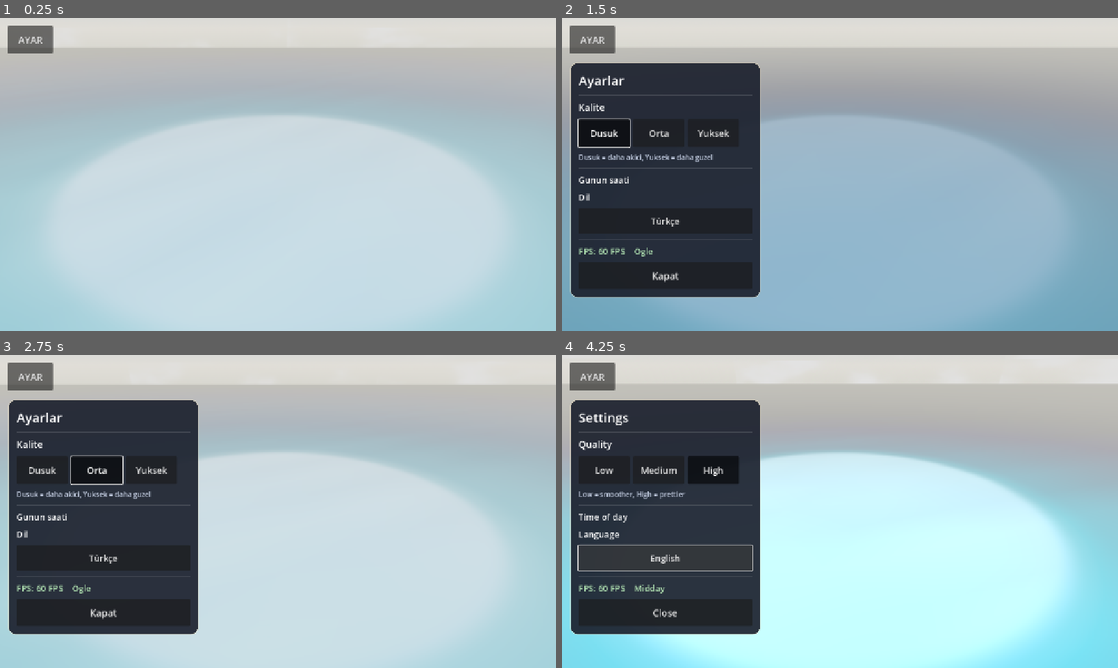
Above: before the commit, frames 1-4 (two rows, left to right).
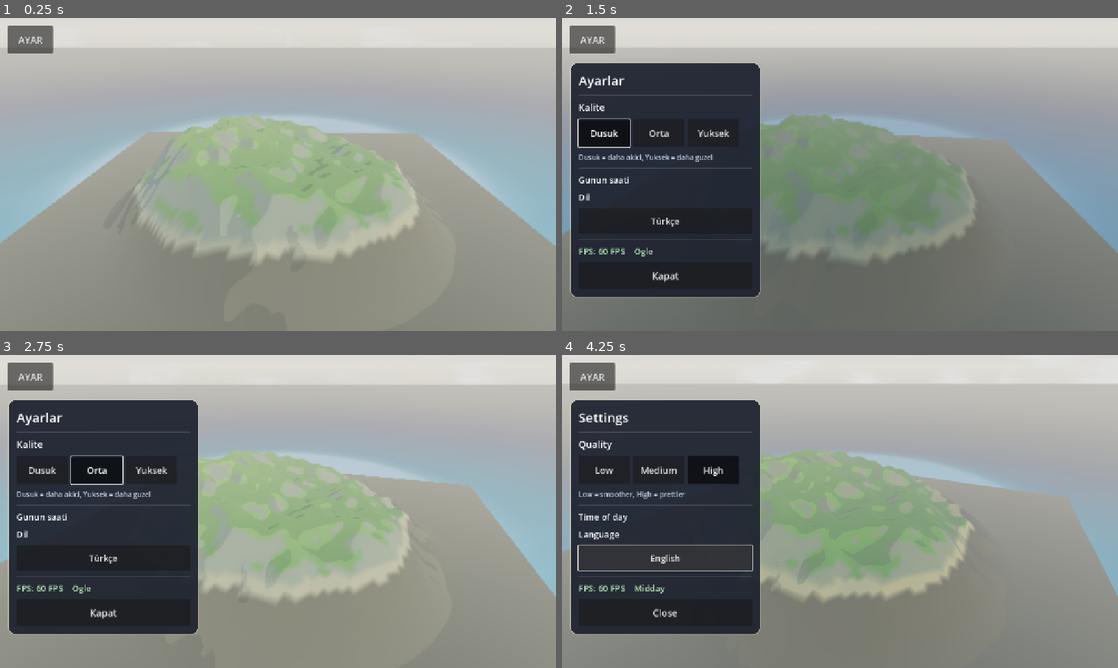
Above: after the commit, the same moments.

Repository: eraslan19j/game
Game: Godot game, scene res://scenes/world/world.tscn
The game is run twice, just before and just after one commit, with the same random seed, the same clock (stepped at 60 frames per second) and the same inputs.
Inputs:
- Up to frame 1 (0.25 s): no input
- Up to frame 2 (1.5 s): click "AYAR" at 0.5 s; click "Dusuk" at 1.25 s
- Up to frame 3 (2.75 s): click "Orta" at 2 s
- Up to frame 4 (4.25 s): click "Yuksek" at 2.75 s; click "Türkçe" at 3.5 s

The runs differ from the first frame. In frame 1, 55% of the frame differs, in the area x 0-100%, y 31-100%; in frame 2, 41%; in frame 3, 42%; in frame 4, 46%.

Commit message:
KALIBRASYON: gunes 0.25, ortam 0.05 - asiri pozlama olcusu
Co-authored-by: arena-agent <297053741+arena-agent@users.noreply.github.com>

Diff:
--- a/scenes/world/world.tscn
+++ b/scenes/world/world.tscn
@@ -27,7 +27,7 @@
 background_mode = 2
 sky = SubResource("Sky_main")
 ambient_light_source = 3
-ambient_light_energy = 0.30
+ambient_light_energy = 0.05
 ambient_light_sky_contribution = 1.0
 reflected_light_source = 2
 tonemap_mode = 3
--- a/scripts/world/sky_cycle.gd
+++ b/scripts/world/sky_cycle.gd
@@ -10,7 +10,7 @@
 @export var day_length: float = 600.0
 @export var start_phase: float = 0.28
 @export var sun_distance: float = 300.0
-@export var day_light_energy: float = 1.05
+@export var day_light_energy: float = 0.25
 @export var night_light_energy: float = 0.10
 
 # (faz, gokyuzu ust, gokyuzu ufuk, gunes rengi, sis rengi, ortam enerjisi, bulut rengi)
--- a/scripts/world/terrain.gd
+++ b/scripts/world/terrain.gd
@@ -175,7 +175,6 @@
 	_mesh_instance.mesh = mesh
 	# Arazi golge dussun = KAPALI (200x200 m duz levha suya dev golge dusuruyordu).
 	_mesh_instance.cast_shadow = GeometryInstance3D.SHADOW_CASTING_SETTING_OFF
-	_mesh_instance.visible = false  # TEST
 	add_child(_mesh_instance)
 
 	return {"mesh": mesh, "heights": heights, "n": n}
Binary file changed: ci_screenshot_preview.png
